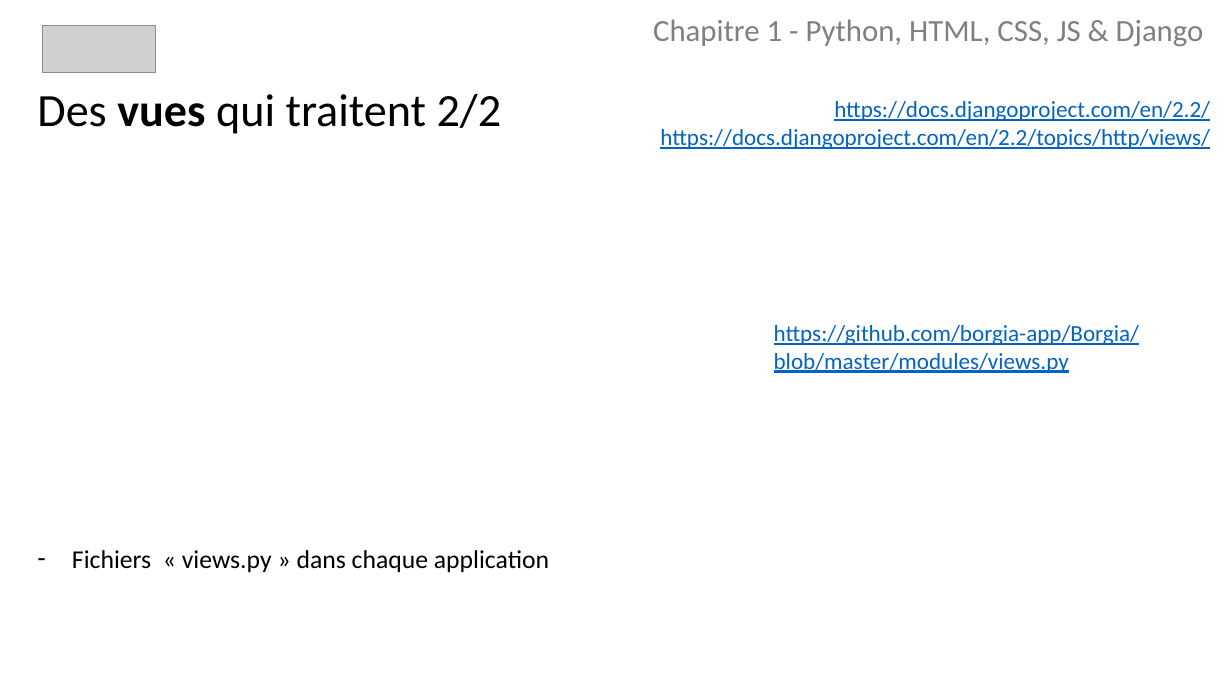
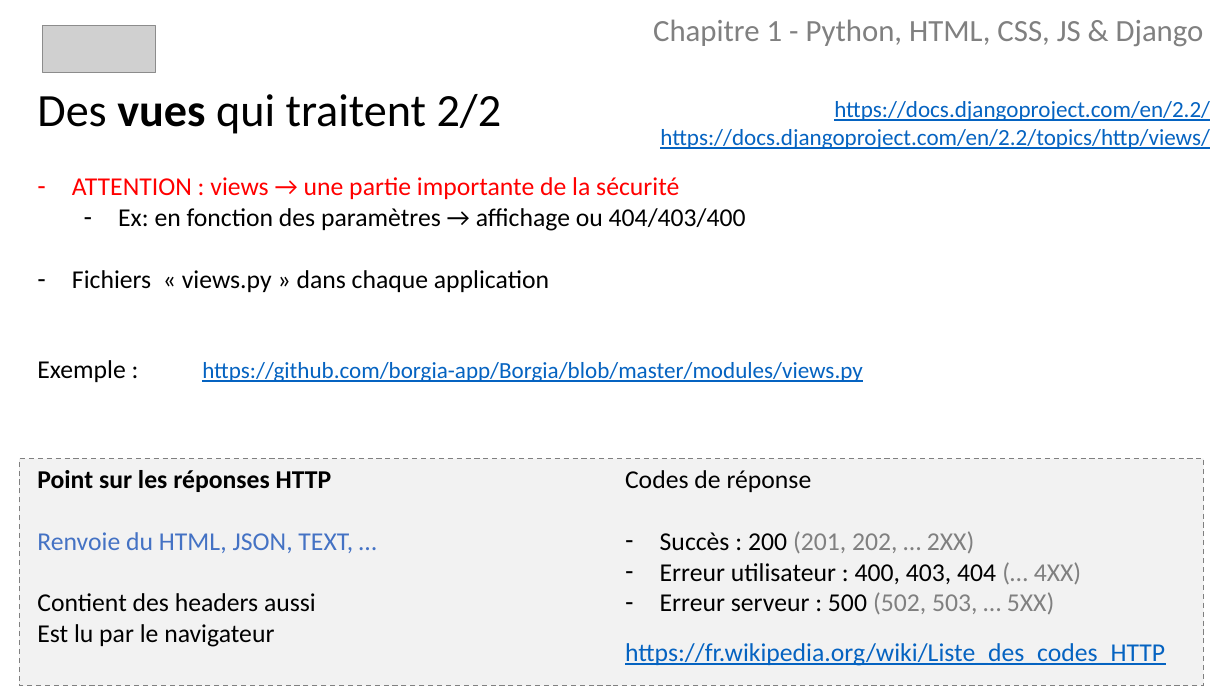
Before and after one commit to borgia-app/Borgia-docs, a slide deck: slide 13 of presentations/Python.pptx. Drawn at 1232x693 pixels with LibreOffice and Linux fonts; fonts in the diff are those of the drawing; grey boxes stand for pictures. Boxes give left, top, right and bottom in pixels: in the first picture for what was removed or moved away, otherwise in the second. Text is boxed around its words. In the diff, an @@ line names an element or a change of style, - is before the commit and + after.

```diff
--- a/presentations/Python.pptx
+++ b/presentations/Python.pptx
@@ text added at (x1=72, y1=177, x2=746, y2=231), 20 pt, text #000000 @@
+– ATTENTION : views → une partie importante de la sécurité
+  – Ex: en fonction des paramètres → affichage ou 404/403/400
@@ text "Fichiers « views.py » dans ..." moved from (x1=72, y1=550, x2=549, y2=572) to (x1=72, y1=270, x2=549, y2=292) @@
@@ text "https://github.com/borgia-app/Borgia/blob/master/modules/vie ..." rewrapped from (x1=774, y1=325, x2=1139, y2=373) to (x1=202, y1=362, x2=862, y2=382) @@
@@ text added at (x1=37, y1=360, x2=125, y2=382), 20 pt, text #000000 @@
+Exemple :
@@ rectangle added at (x1=19, y1=458, x2=1204, y2=686), fill #F2F2F2, outline #808080 1 pt dashed @@
@@ text added at (x1=37, y1=470, x2=353, y2=647), 20 pt, text #000000 @@
+Point sur les réponses HTTP
+Renvoie du HTML, JSON, TEXT, …
+Contient des headers aussi
+Est lu par le navigateur
@@ text added at (x1=625, y1=470, x2=1165, y2=666), 20 pt, text #000000 @@
+Codes de réponse
+– Succès : 200 (201, 202, … 2XX)
+– Erreur utilisateur : 400, 403, 404 (… 4XX)
+– Erreur serveur : 500 (502, 503, … 5XX)
+https://fr.wikipedia.org/wiki/Liste_des_codes_HTTP
```
Also in this commit, not shown: 13 other slides changed, 10 slides added, 1 slide removed, 1 other file.
